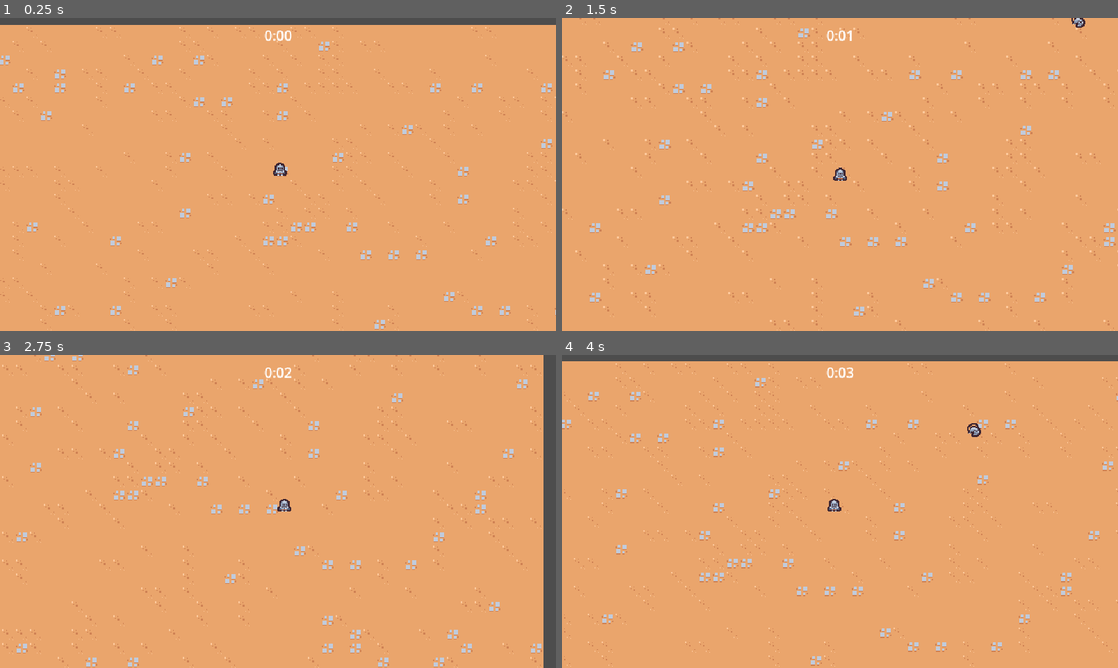
Above: before the commit, frames 1-4 (two rows, left to right).
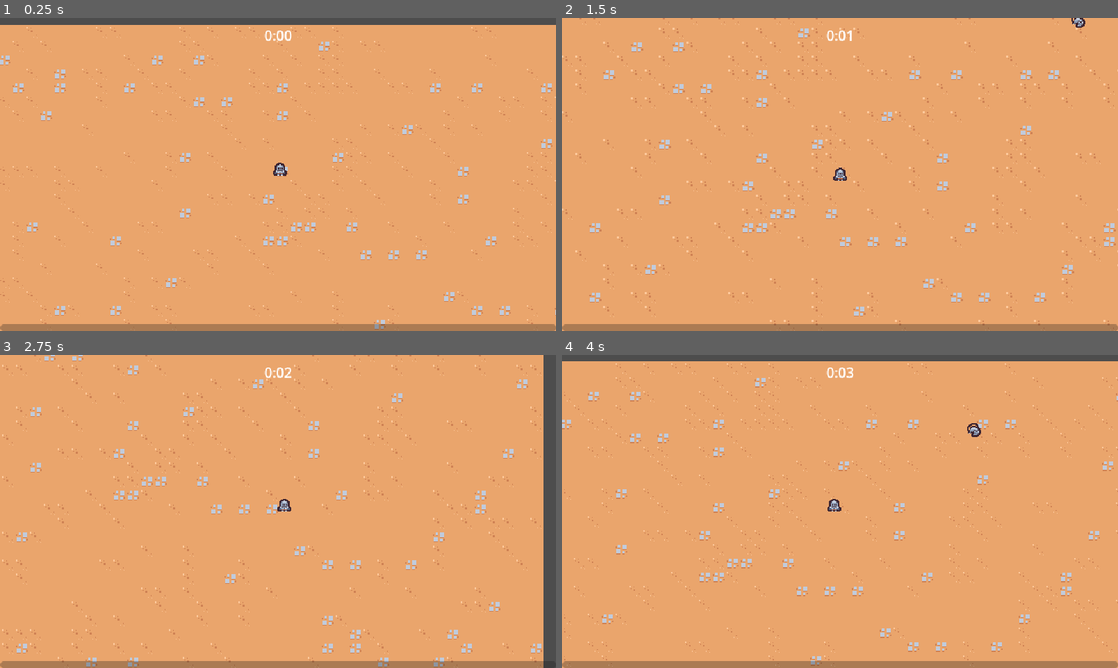
Above: after the commit, the same moments.

Repository: tomellwood-github/2d-survivors-course
Game: Godot game, scene res://scenes/main/main.tscn
Two runs of this game, one before a commit and one after it. Both use one fixed random seed, a clock stepped at 60 frames per second and the inputs below.
Inputs:
- Up to frame 1 (0.25 s): no input
- Up to frame 2 (1.5 s): hold T (move_right) 0.53-1.28 s; hold S (move_down) from 1.28 s (still down)
- Up to frame 3 (2.75 s): release S (move_down) at 2.03 s; hold T (move_right) from 2.03 s (still down)
- Up to frame 4 (4 s): release T (move_right) at 2.78 s; hold F (move_up) 2.78-3.53 s; hold R (move_left) from 3.53 s (still down)

The runs differ from the first frame. In frame 1, 2.2% of the frame differs, in the area x 0-100%, y 97-100%; in frame 2, 2.2%; in frame 3, 2.2%; in frame 4, 2.2%.

Commit message:
Add hitbox/hurtbox components, experience manager, exp bar UI

Diff:
--- /dev/null
+++ b/scenes/ability/sword_ability/sword_ability.gd
@@ -0,0 +1,4 @@
+class_name SwordAbility
+extends Node2D
+
+@onready var hitbox_component: HitboxComponent = $HitboxComponent
--- a/scenes/ability/sword_ability/sword_ability.tscn
+++ b/scenes/ability/sword_ability/sword_ability.tscn
@@ -1,6 +1,8 @@
-[gd_scene load_steps=6 format=3 uid="uid://bkiwdtl3j6vyf"]
+[gd_scene load_steps=8 format=3 uid="uid://bkiwdtl3j6vyf"]
 
+[ext_resource type="Script" path="res://scenes/ability/sword_ability/sword_ability.gd" id="1_0xw3p"]
 [ext_resource type="Texture2D" uid="uid://blplrh0fc5mj2" path="res://scenes/ability/sword_ability/sword.png" id="1_8hno0"]
+[ext_resource type="PackedScene" uid="uid://h0r2kscm0jva" path="res://scenes/component/hitbox_component.tscn" id="2_qhf88"]
 
 [sub_resource type="Animation" id="Animation_wbcwm"]
 length = 0.001
@@ -31,7 +33,7 @@
 tracks/2/type = "value"
 tracks/2/imported = false
 tracks/2/enabled = true
-tracks/2/path = NodePath("Area2D/CollisionShape2D:disabled")
+tracks/2/path = NodePath("HitboxComponent/CollisionShape2D:disabled")
 tracks/2/interp = 1
 tracks/2/loop_wrap = true
 tracks/2/keys = {
@@ -86,7 +88,7 @@
 tracks/3/type = "value"
 tracks/3/imported = false
 tracks/3/enabled = true
-tracks/3/path = NodePath("Area2D/CollisionShape2D:disabled")
+tracks/3/path = NodePath("HitboxComponent/CollisionShape2D:disabled")
 tracks/3/interp = 1
 tracks/3/loop_wrap = true
 tracks/3/keys = {
@@ -102,10 +104,11 @@
 "swing": SubResource("Animation_588k7")
 }
 
-[sub_resource type="RectangleShape2D" id="RectangleShape2D_tbpql"]
+[sub_resource type="RectangleShape2D" id="RectangleShape2D_268cw"]
 size = Vector2(30, 30)
 
 [node name="SwordAbility" type="Node2D"]
+script = ExtResource("1_0xw3p")
 
 [node name="AnimationPlayer" type="AnimationPlayer" parent="."]
 autoplay = "swing"
@@ -117,11 +120,9 @@
 texture = ExtResource("1_8hno0")
 offset = Vector2(0, -4)
 
-[node name="Area2D" type="Area2D" parent="."]
-collision_layer = 4
-collision_mask = 0
+[node name="HitboxComponent" parent="." instance=ExtResource("2_qhf88")]
 
-[node name="CollisionShape2D" type="CollisionShape2D" parent="Area2D"]
+[node name="CollisionShape2D" type="CollisionShape2D" parent="HitboxComponent"]
 position = Vector2(15, 0)
-shape = SubResource("RectangleShape2D_tbpql")
+shape = SubResource("RectangleShape2D_268cw")
 disabled = true
--- a/scenes/ability/sword_ability_controller/sword_ability_controller.gd
+++ b/scenes/ability/sword_ability_controller/sword_ability_controller.gd
@@ -3,6 +3,8 @@
 const MAX_RANGE = 150
 
 @export var sword_ability: PackedScene
+var damage = 5
+
 
 # Called when the node enters the scene tree for the first time.
 func _ready():
@@ -29,8 +31,9 @@
 		return a_distance < b_distance
 	)
 
-	var sword_instance = sword_ability.instantiate() as Node2D
+	var sword_instance = sword_ability.instantiate() as SwordAbility
 	player.get_parent().add_child(sword_instance)
+	sword_instance.hitbox_component.damage = damage
 	sword_instance.global_position = enemies[0].global_position
 	sword_instance.global_position += Vector2.RIGHT.rotated(randf_range(0, TAU)) * 4
 
--- /dev/null
+++ b/scenes/component/hitbox_component.gd
@@ -0,0 +1,4 @@
+class_name HitboxComponent
+extends Area2D
+
+var damage = 0
--- /dev/null
+++ b/scenes/component/hitbox_component.tscn
@@ -0,0 +1,8 @@
+[gd_scene load_steps=2 format=3 uid="uid://h0r2kscm0jva"]
+
+[ext_resource type="Script" path="res://scenes/component/hitbox_component.gd" id="1_jdt6t"]
+
+[node name="HitboxComponent" type="Area2D"]
+collision_layer = 4
+collision_mask = 0
+script = ExtResource("1_jdt6t")
--- /dev/null
+++ b/scenes/component/hurtbox_component.gd
@@ -0,0 +1,19 @@
+class_name HurtboxComponent
+extends Area2D
+
+@export var health_component: HealthComponent
+
+
+func _ready():
+	area_entered.connect(on_area_entered)
+
+
+func on_area_entered(other_area: Area2D):
+	if not other_area is HitboxComponent:
+		return
+
+	if health_component == null:
+		return
+
+	var hitbox_component = other_area as HitboxComponent
+	health_component.damage(hitbox_component.damage)
--- /dev/null
+++ b/scenes/component/hurtbox_component.tscn
@@ -0,0 +1,8 @@
+[gd_scene load_steps=2 format=3 uid="uid://bw8vud8743dg0"]
+
+[ext_resource type="Script" path="res://scenes/component/hurtbox_component.gd" id="1_o0mk8"]
+
+[node name="HurtboxComponent" type="Area2D"]
+collision_layer = 0
+collision_mask = 4
+script = ExtResource("1_o0mk8")
--- a/scenes/game_object/basic_enemy/basic_enemy.gd
+++ b/scenes/game_object/basic_enemy/basic_enemy.gd
@@ -3,10 +3,6 @@
 const MAX_SPEED = 40
 
 @onready var health_component: HealthComponent = $HealthComponent
-
-
-func _ready():
-	$Area2D.area_entered.connect(on_area_entered)
 
 
 func _process(_delta):
@@ -22,7 +18,3 @@
 		return (player_node.global_position - global_position).normalized()
 
 	return Vector2.ZERO
-
-
-func on_area_entered(_other_area: Area2D):
-	health_component.damage(100)
--- a/scenes/game_object/basic_enemy/basic_enemy.tscn
+++ b/scenes/game_object/basic_enemy/basic_enemy.tscn
@@ -1,11 +1,12 @@
-[gd_scene load_steps=7 format=3 uid="uid://dfb5c7fwsjbja"]
+[gd_scene load_steps=8 format=3 uid="uid://dfb5c7fwsjbja"]
 
 [ext_resource type="Texture2D" uid="uid://db3ib0g78utc3" path="res://scenes/game_object/basic_enemy/basic_enemy.png" id="1_dqwmq"]
 [ext_resource type="Script" path="res://scenes/game_object/basic_enemy/basic_enemy.gd" id="1_h5mdd"]
 [ext_resource type="PackedScene" uid="uid://claurqaxopi6p" path="res://scenes/component/health_component.tscn" id="2_cfv7s"]
 [ext_resource type="PackedScene" uid="uid://d1ki0tc8ee1rc" path="res://scenes/component/vial_drop_component.tscn" id="3_c4lf4"]
+[ext_resource type="PackedScene" uid="uid://bw8vud8743dg0" path="res://scenes/component/hurtbox_component.tscn" id="4_185i6"]
 
-[sub_resource type="CircleShape2D" id="CircleShape2D_lqtme"]
+[sub_resource type="CircleShape2D" id="CircleShape2D_npgdv"]
 radius = 12.0
 
 [sub_resource type="CircleShape2D" id="CircleShape2D_1880u"]
@@ -22,13 +23,12 @@
 [node name="VialDropComponent" parent="." node_paths=PackedStringArray("health_component") instance=ExtResource("3_c4lf4")]
 health_component = NodePath("../HealthComponent")
 
-[node name="Area2D" type="Area2D" parent="."]
-collision_layer = 0
-collision_mask = 4
+[node name="HurtboxComponent" parent="." node_paths=PackedStringArray("health_component") instance=ExtResource("4_185i6")]
+health_component = NodePath("../HealthComponent")
 
-[node name="CollisionShape2D" type="CollisionShape2D" parent="Area2D"]
+[node name="CollisionShape2D" type="CollisionShape2D" parent="HurtboxComponent"]
 position = Vector2(0, -5)
-shape = SubResource("CircleShape2D_lqtme")
+shape = SubResource("CircleShape2D_npgdv")
 
 [node name="Sprite2D" type="Sprite2D" parent="."]
 texture = ExtResource("1_dqwmq")
--- a/scenes/main/main.tscn
+++ b/scenes/main/main.tscn
@@ -1,10 +1,11 @@
-[gd_scene load_steps=8 format=3 uid="uid://myn0lqy316hy"]
+[gd_scene load_steps=9 format=3 uid="uid://myn0lqy316hy"]
 
 [ext_resource type="PackedScene" uid="uid://cykwyqcj7s3bo" path="res://scenes/game_object/game_camera/game_camera.tscn" id="1_cc8gh"]
 [ext_resource type="PackedScene" uid="uid://cr005eb45orw6" path="res://scenes/manager/enemy_manager.tscn" id="1_d7b7s"]
 [ext_resource type="PackedScene" uid="uid://dh7nb88k7f0kt" path="res://scenes/ui/arena_time_ui.tscn" id="1_e0s7q"]
 [ext_resource type="TileSet" uid="uid://dw56dhtluxur7" path="res://resources/tileset.tres" id="1_kwhwf"]
 [ext_resource type="PackedScene" uid="uid://dug2smycthrra" path="res://scenes/game_object/player/player.tscn" id="1_ursnc"]
+[ext_resource type="PackedScene" uid="uid://co27ks4j7466t" path="res://scenes/ui/experience_bar.tscn" id="2_ia61o"]
 [ext_resource type="PackedScene" uid="uid://brhi4oyog4ee6" path="res://scenes/manager/arena_time_manager.tscn" id="2_ibs06"]
 [ext_resource type="PackedScene" uid="uid://c86q1fuvl6pni" path="res://scenes/manager/experience_manager.tscn" id="4_3j8hi"]
 
@@ -12,6 +13,9 @@
 
 [node name="ArenaTimeUI" parent="." node_paths=PackedStringArray("arena_time_manager") instance=ExtResource("1_e0s7q")]
 arena_time_manager = NodePath("../ArenaTimeManager")
+
+[node name="ExperienceBar" parent="." node_paths=PackedStringArray("experience_manager") instance=ExtResource("2_ia61o")]
+experience_manager = NodePath("../ExperienceManager")
 
 [node name="ArenaTimeManager" parent="." instance=ExtResource("2_ibs06")]
 
--- a/scenes/manager/experience_manager.gd
+++ b/scenes/manager/experience_manager.gd
@@ -1,6 +1,12 @@
 extends Node
 
+signal experience_updated(current_experience: float, target_experience: float)
+
+const TARGET_EXPERIENCE_GROWTH = 5
+
 var current_experience = 0
+var current_level = 1
+var target_experience = 5
 
 
 func _ready():
@@ -8,8 +14,14 @@
 
 
 func increment_experience(number: float):
-	current_experience += number
-	print(current_experience)
+	current_experience = min(current_experience + number, target_experience)
+	experience_updated.emit(current_experience, target_experience)
+
+	if current_experience == target_experience:
+		current_level += 1
+		target_experience += TARGET_EXPERIENCE_GROWTH
+		current_experience = 0
+		experience_updated.emit(current_experience, target_experience)
 
 
 func on_experience_vial_collected(number: float):
--- /dev/null
+++ b/scenes/ui/experience_bar.gd
@@ -0,0 +1,14 @@
+extends CanvasLayer
+
+@export var experience_manager: Node
+@onready var progress_bar = $MarginContainer/ProgressBar
+
+
+func _ready():
+	progress_bar.value = 0
+	experience_manager.experience_updated.connect(on_experience_updated)
+
+
+func on_experience_updated(current_exp: float, target_exp: float):
+	var percent = current_exp / target_exp
+	progress_bar.value = percent
--- /dev/null
+++ b/scenes/ui/experience_bar.tscn
@@ -0,0 +1,23 @@
+[gd_scene load_steps=2 format=3 uid="uid://co27ks4j7466t"]
+
+[ext_resource type="Script" path="res://scenes/ui/experience_bar.gd" id="1_68hny"]
+
+[node name="ExperienceBar" type="CanvasLayer"]
+script = ExtResource("1_68hny")
+
+[node name="MarginContainer" type="MarginContainer" parent="."]
+anchors_preset = 15
+anchor_right = 1.0
+anchor_bottom = 1.0
+grow_horizontal = 2
+grow_vertical = 2
+mouse_filter = 2
+
+[node name="ProgressBar" type="ProgressBar" parent="MarginContainer"]
+custom_minimum_size = Vector2(0, 8)
+layout_mode = 2
+size_flags_vertical = 8
+mouse_filter = 2
+max_value = 1.0
+value = 0.5
+show_percentage = false
